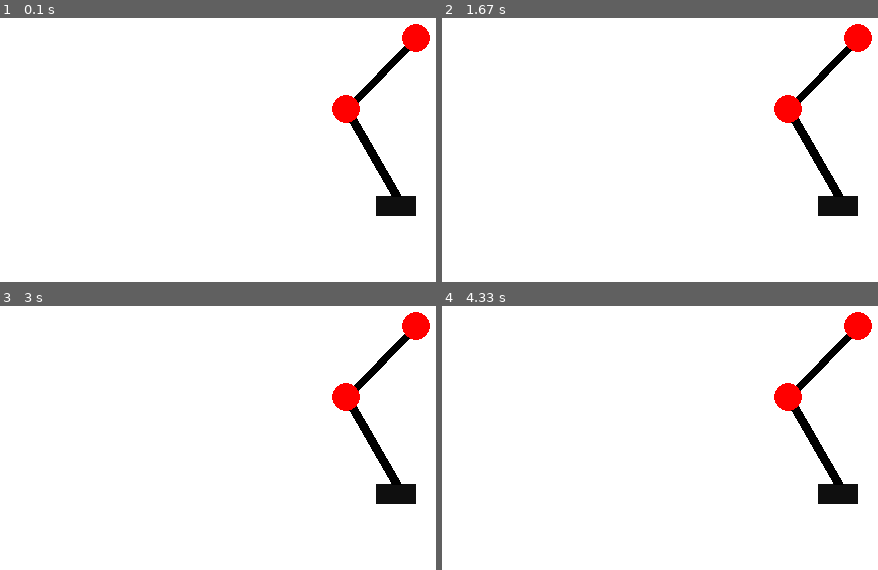
Above: before the commit, frames 1-4 (two rows, left to right).
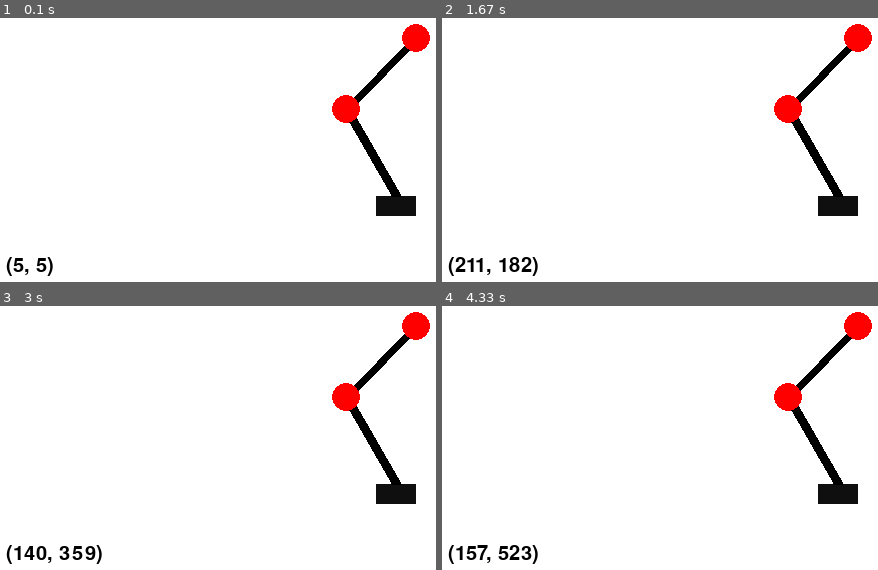
Above: after the commit, the same moments.

Repository: ParryHotter95/pygame-robot-arm-simulator
Game: pygame game, started from sim.py
The game is run twice, just before and just after one commit, with the same random seed, the same clock (stepped at 60 frames per second) and the same inputs.
Inputs (mouse positions are in pixels of both pictures, inside the frame that each line leads up to):
- Up to frame 1 (0.1 s): no input
- Up to frame 2 (1.67 s): click (outside the picture) at 0.38 s; click (outside the picture) at 0.72 s; click (outside the picture) at 1.05 s; click (outside the picture) at 1.38 s
- Up to frame 3 (3 s): click (396, 358) at 1.72 s; click (outside the picture) at 2.05 s; click (outside the picture) at 2.38 s; click (135, 342) at 2.72 s
- Up to frame 4 (4.33 s): click (outside the picture) at 3.05 s; click (646, 387) at 3.38 s; click (outside the picture) at 3.72 s; click (594, 506) at 4.05 s

The runs differ from the first frame. In frame 1, 0.3% of the frame differs, in the area x 1-13%, y 90-98%; in frame 2, 0.6%; in frame 3, 0.6%, in the area x 1-24%, y 90-98%; in frame 4, 0.6%.

Commit message:
debugging display
outputs only mouse position so far

Diff:
--- /dev/null
+++ b/debugger.py
@@ -0,0 +1,17 @@
+import pygame
+
+class Debugger:
+    def __init__(self, app) -> None:
+        self.app = app
+        self.enabled = True
+        if not pygame.font.get_init():
+            pygame.font.init()
+        self.font = pygame.font.SysFont(pygame.font.get_default_font(), 30)
+
+    def draw(self):
+        if not self.enabled:
+            return
+        r = self.app.robot
+        screen = self.app.screen
+        mouse_position = self.font.render(str(pygame.mouse.get_pos()), True, self.app.settings.text_color)
+        screen.blit(mouse_position, (10, 560))
--- a/settings.py
+++ b/settings.py
@@ -1,6 +1,7 @@
 
 class Settings:
     window_size = (800,600)
+    text_color = (0, 0, 0)
     bg_color = (255, 255, 255)
     base_color = (15, 15, 15)
     arms_color = (0, 0, 0)
--- a/sim.py
+++ b/sim.py
@@ -1,6 +1,7 @@
 import sys, pygame
 from settings import Settings
 from robot import Robot
+from debugger import Debugger
 
 class App:
     def __init__(self) -> None:
@@ -9,6 +10,7 @@
         self.screen = pygame.display.set_mode(self.settings.window_size)
         pygame.display.set_caption("Robot arm simulator")
         self.robot = Robot(self)
+        self.debugger = Debugger(self)
 
     def run_simulation(self):
         while True:
@@ -23,6 +25,7 @@
     def _update_screen(self):
         self.screen.fill(self.settings.bg_color)
         self.robot.draw()
+        self.debugger.draw()
         pygame.display.flip()
 
 if __name__ == '__main__':
